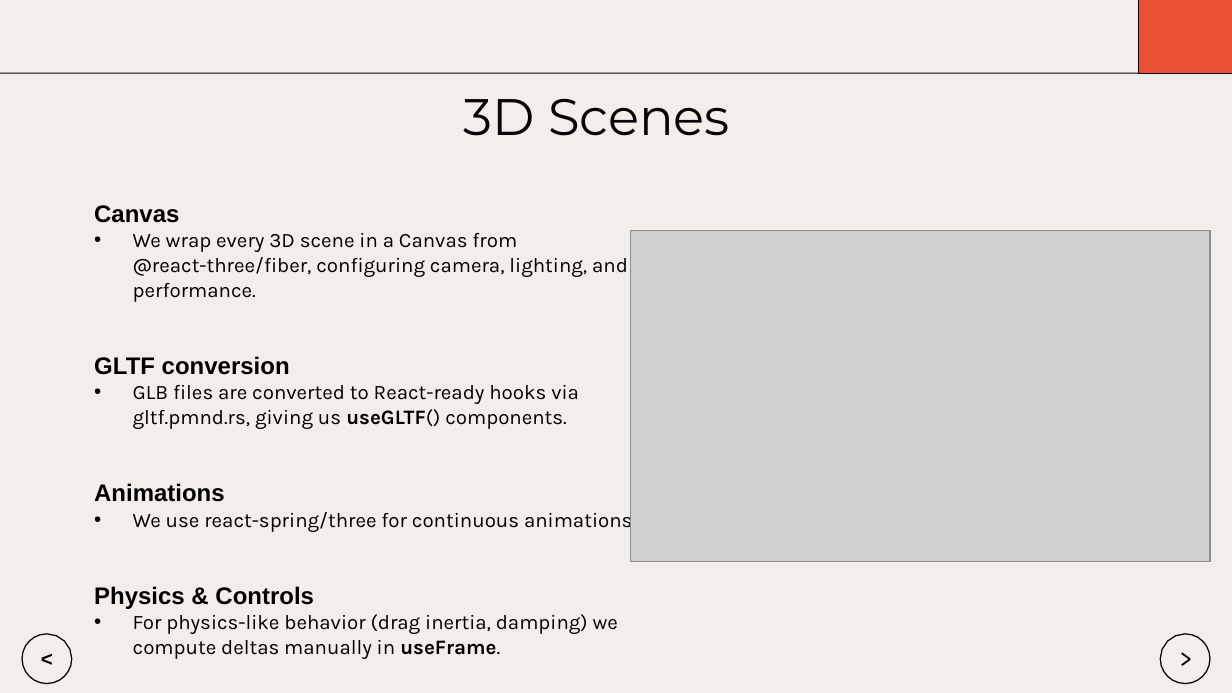
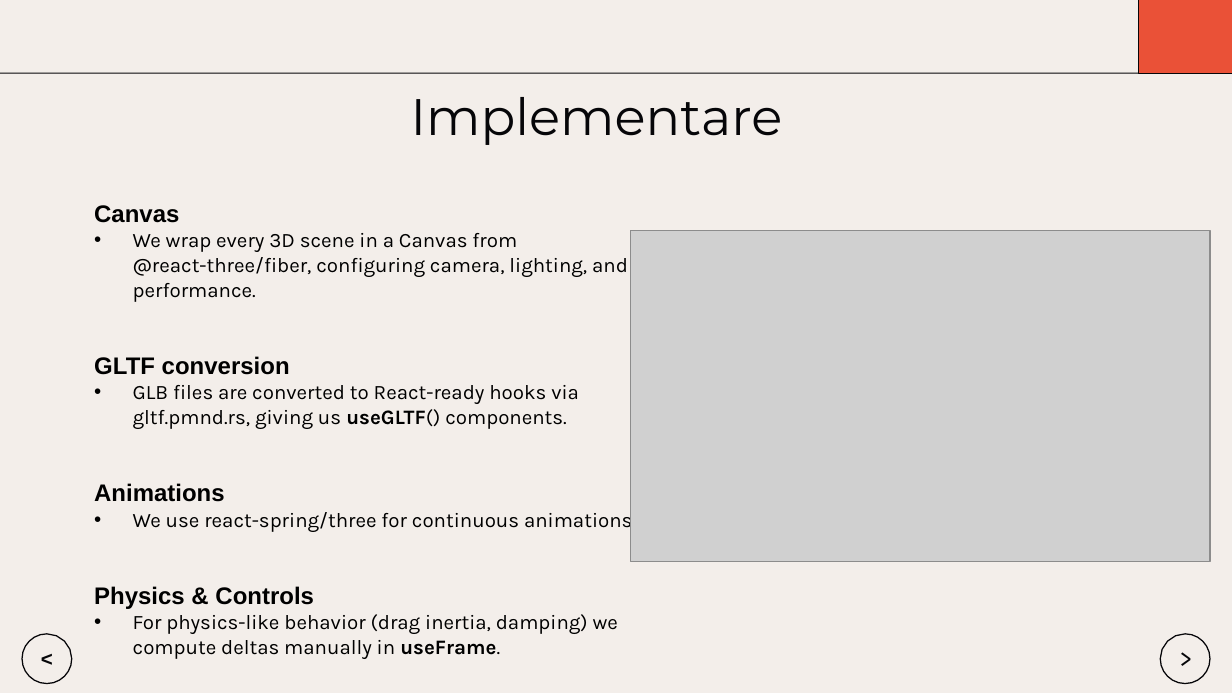
Before and after one commit to Dragomir1401/VisioScience-3D, a slide deck: slide 8 of Roadmap/scss/Prezentare_Final_Dragomir_Andrei.pptx (slide 7 before the commit). Drawn at 1232x693 pixels with LibreOffice and Linux fonts; fonts in the diff are those of the drawing; grey boxes stand for pictures. Boxes give left, top, right and bottom in pixels: in the first picture for what was removed or moved away, otherwise in the second. Text is boxed around its words. In the diff, an @@ line names an element or a change of style, - is before the commit and + after.

```diff
--- a/Roadmap/scss/Prezentare_Final_Dragomir_Andrei.pptx
+++ b/Roadmap/scss/Prezentare_Final_Dragomir_Andrei.pptx
@@ title at (411, 97, 783, 145): text changed @@
-3D Scenes
+Implementare
```
Also in this commit, not shown: 6 other slides changed, 9 slides added, 5 slides removed.
